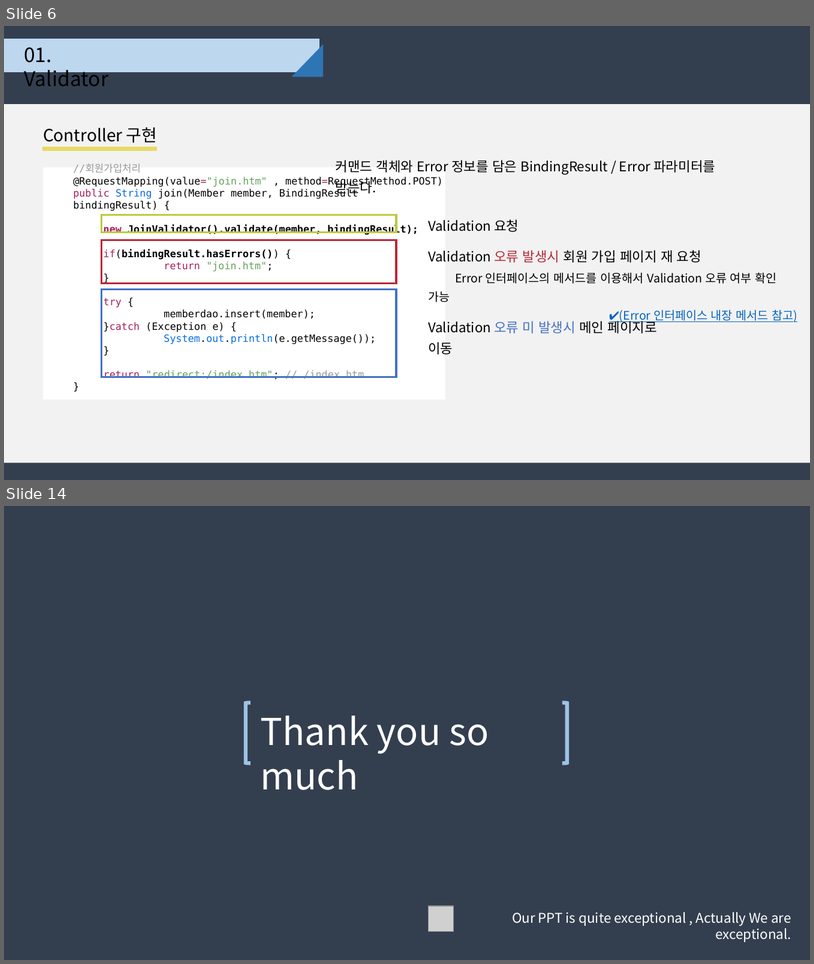
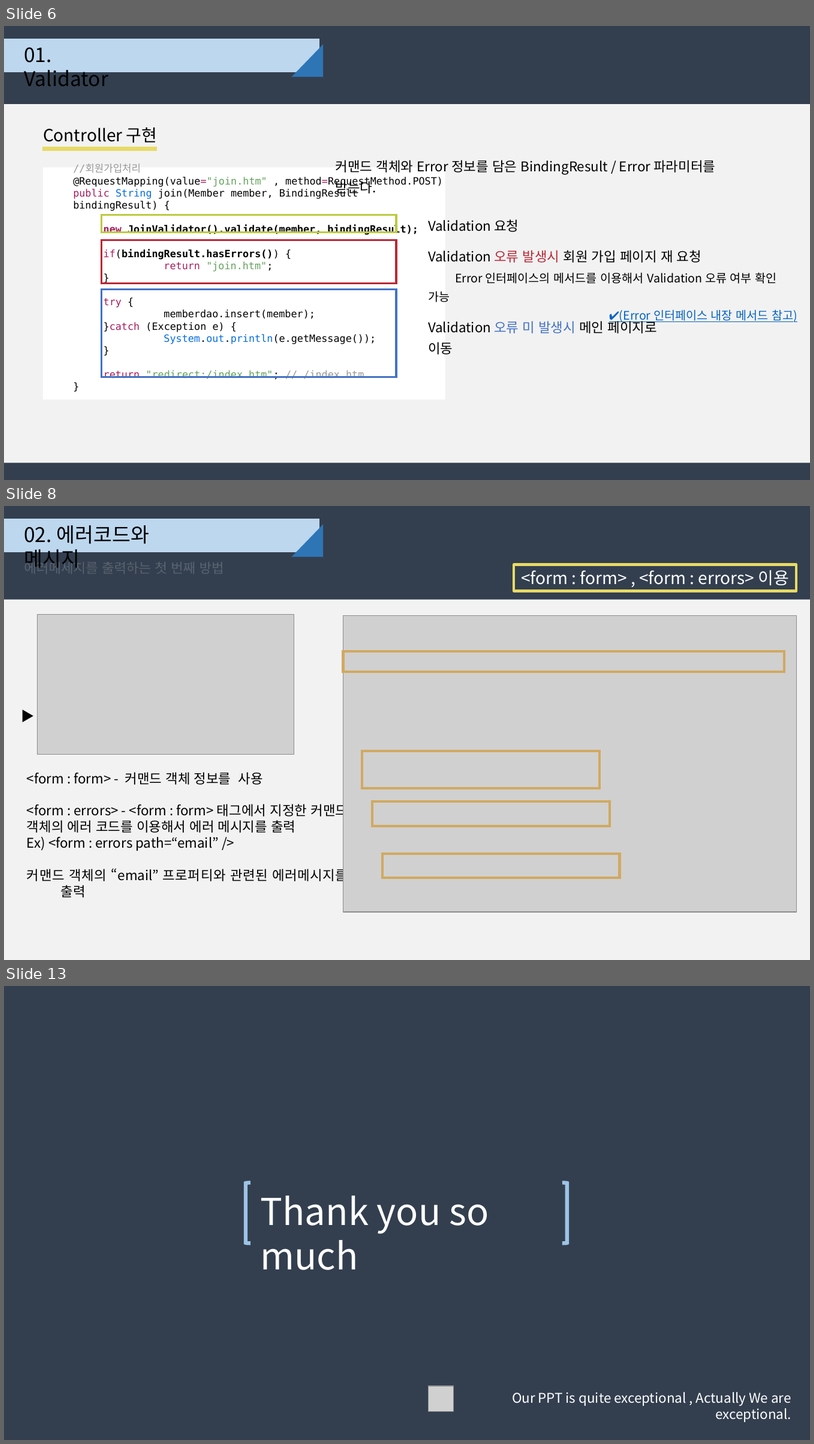
Before and after one commit to djyoon956/Family_C, a slide deck: 01.doc/Spring_Command&Error_4조.pptx. Shown one above the other, each under a label of ours: slides 6 and 14 before the commit, slides 6, 8 and 13 after it; the slides between them are not shown. The pictures are 814x964 and 814x1444 pixels, drawn with LibreOffice and Linux fonts; fonts in the diff are those of the drawing; grey boxes stand for pictures. Boxes give left, top, right and bottom in pixels: in the first picture for what was removed or moved away, otherwise in the second. Text is boxed around its words. In the diff, an @@ line names an element or a change of style, - is before the commit and + after.

```diff
--- a/01.doc/Spring_Command&Error_4조.pptx
+++ b/01.doc/Spring_Command&Error_4조.pptx
@@ slide 8 added at box(4, 506, 810, 960), background #333F50 @@
@@ rectangle added at box(4, 519, 319, 552), fill #BDD7EE, outline #BDD7EE 1 pt @@
@@ text added at box(24, 525, 150, 568), 24 pt, text #000000 @@
+02. 에러코드와 메시지
@@ right triangle added at box(292, 524, 323, 557), fill #2E75B6 @@
@@ text added at box(24, 557, 224, 576), 16 pt, text #FFFFFF @@
+에러메세지를 출력하는 첫 번째 방법
@@ rectangle added at box(515, 565, 797, 591), outline #E8DA64 3 pt, 20 pt, text #FFFFFF @@
+<form : form> , <form : errors> 이용
@@ rectangle added at box(4, 599, 810, 960), fill #F2F2F2 @@
@@ picture added at box(37, 614, 294, 754) @@
@@ picture added at box(344, 615, 797, 912) @@
@@ rectangle added at box(344, 651, 785, 671), outline #D1A960 3 pt @@
@@ text added at box(15, 697, 45, 725), 16 pt, text #000000 @@
+▶
@@ rectangle added at box(363, 751, 600, 788), outline #D1A960 3 pt @@
@@ text added at box(27, 772, 348, 897), 16 pt, text #000000 @@
+<form : form> - 커맨드 객체 정보를 사용
+<form : errors> - <form : form> 태그에서 지정한 커맨드
+객체의 에러 코드를 이용해서 에러 메시지를 출력
+Ex) <form : errors path=“email” />
+커맨드 객체의 “email” 프로퍼티와 관련된 에러메시지를 출력
@@ rectangle added at box(372, 801, 610, 825), outline #D1A960 3 pt @@
@@ rectangle added at box(383, 853, 620, 877), outline #D1A960 3 pt @@
@@ what was slide 14 is now slide 13 @@
```
Also in this commit, not shown: 5 slides changed, 2 other slides added, 4 slides removed.
